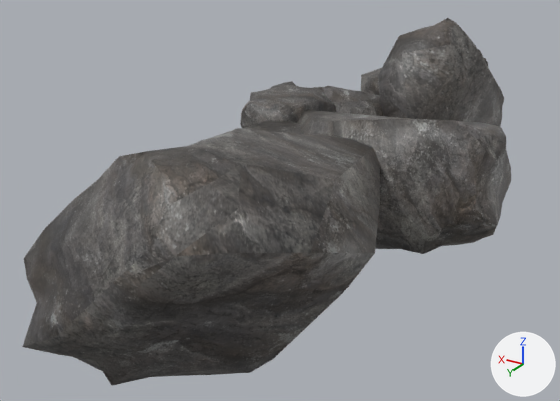
Two versions of the FBX model RobocalypseC/Assets/models/Environment/level1/models/stoneSet1/stoneSetStart.fbx, one commit apart.
Both versions are drawn from a 50 mm camera at (-131.6, 197.3, 74.1) aimed at (-27.2, 23.2, -13.0). Lighting does not change. The marker at lower right points along +X, +Y and +Z.
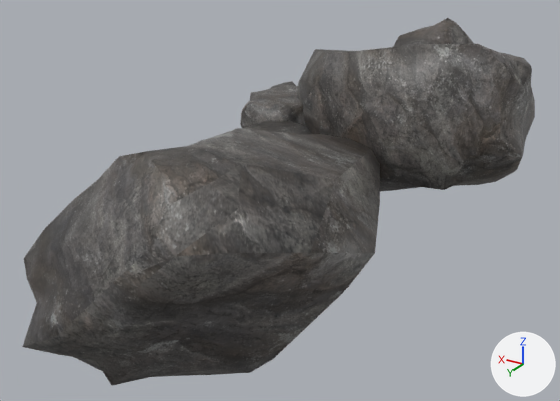
The change, as a diff of the scene's bpy script:
```diff
--- a/RobocalypseC/Assets/models/Environment/level1/models/stoneSet1/stoneSetStart.fbx.py
+++ b/RobocalypseC/Assets/models/Environment/level1/models/stoneSet1/stoneSetStart.fbx.py
@@ ob_cube_098 @@
 ob_cube_098 = bpy.data.objects.new('Cube.098', me_cube_002)
-ob_cube_098.location = (-50.5, 4.9, -17.9)
+ob_cube_098.location = (-54.3, 4.9, 0.4)
```

Pixel boxes (x1, y1, x2, y2) of what changed, in the pictures (560 x 401 px):
'Cube.098', moved: before (297, 110, 511, 254); after (297, 44, 535, 192)
'Cube.101', unchanged, covered by the edit: before (378, 18, 504, 127); after (393, 18, 474, 47)
'Cube.097', unchanged, covered by the edit: before (322, 86, 384, 116)
